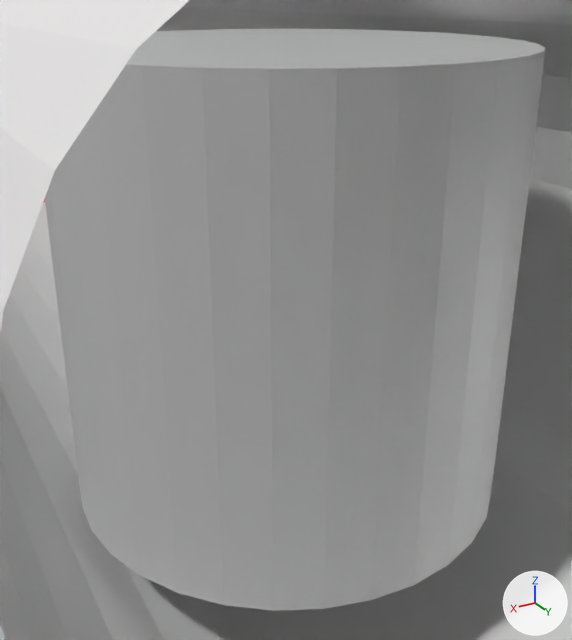
Before and after pictures for a commit that changed the Blender file Molec-2/Assets/Recursos/Moleculas Blender/H2O2.blend.
Both versions are drawn from a 50 mm camera at (0.0867, 0.1445, 0.0617) aimed at (0.002, 0.0033, -0.0089). Every picture has the same lights, and +X, +Y and +Z are marked at lower right. Everything nearer to the camera than a plane just in front of the edit is cut away.

In view in the first picture: 'Bond', 'Cylinder'.
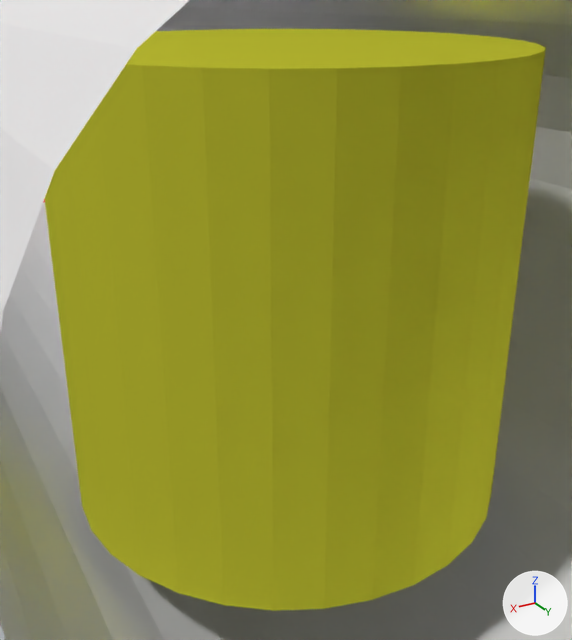
Location of each change, (x1, y1, x2, y2) in pixels of the pictures (572 x 640 px):
'Cylinder', recoloured (grey to yellow): (45, 29, 546, 611) in both

What changed in the scene script:
```text
Add mat_material:
    mat_material = diffuse_material('Material')
    mat_material.base_color = (0.8, 0.8, 0.05)  # yellow #e7e73f
Change me_cylinder:
    where me_cylinder.from_pydata(...)  # 64 vertices, 34 faces; spans x -1.0..1.0, y -1.0..1.0, z -1.0..1.0
    add me_cylinder.materials.append(mat_material)  # yellow #e7e73f
```
